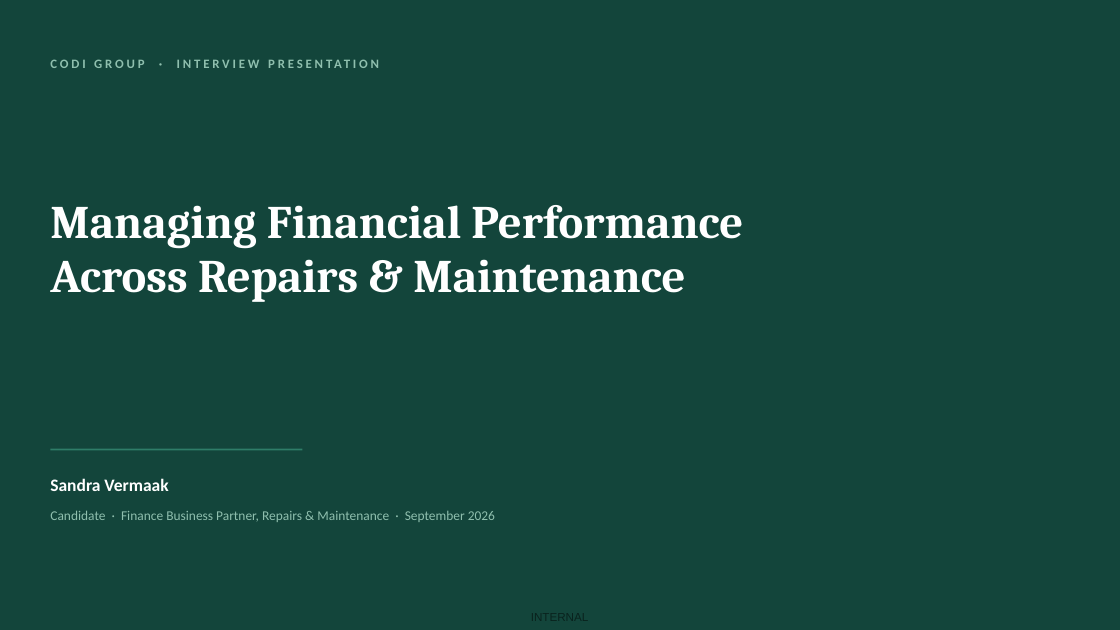
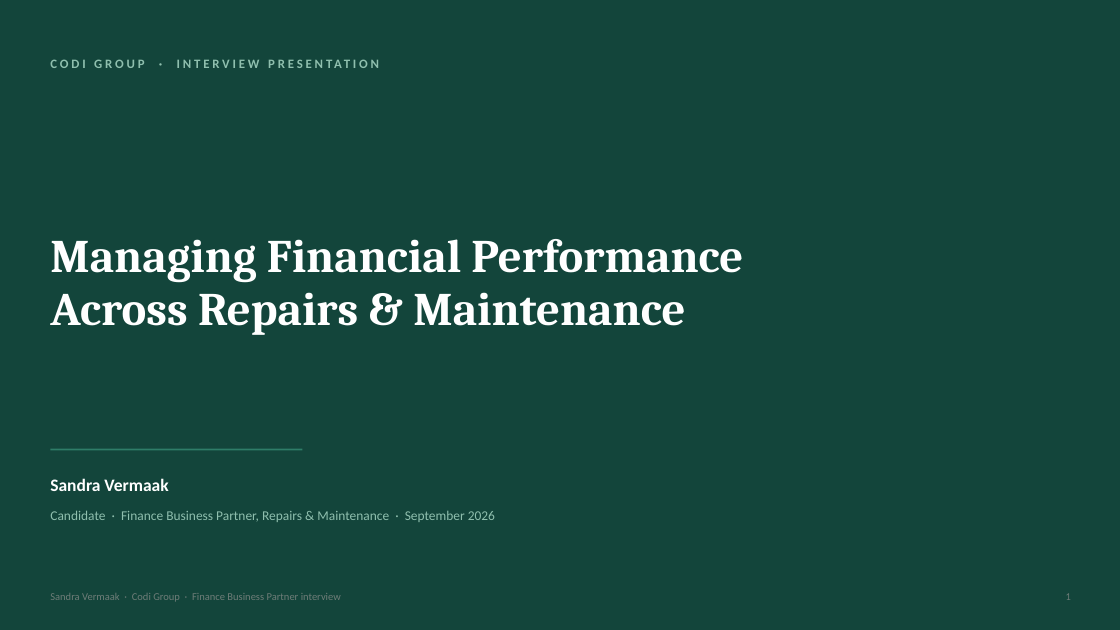
Before and after one commit to JustusVermaakSkystrm/rugby-rwc-2027, a slide deck: slide 1 of briefings/Codi_Presentation_Sandra_Vermaak.pptx. Drawn at 1120x630 pixels with LibreOffice and Linux fonts; fonts in the diff are those of the drawing. Boxes give left, top, right and bottom in pixels: in the first picture for what was removed or moved away, otherwise in the second. Text is boxed around its words. In the diff, an @@ line names an element or a change of style, - is before the commit and + after.

```diff
--- a/briefings/Codi_Presentation_Sandra_Vermaak.pptx
+++ b/briefings/Codi_Presentation_Sandra_Vermaak.pptx
@@ text "Managing Financial Performance": place and size @@
-text "Managing Financial Performance" at [50, 205, 743, 302]
+text "Managing Financial Performance" at [50, 239, 743, 335]
@@ text added at [50, 593, 341, 602], 9 pt, text #6E7D78 @@
+Sandra Vermaak · Codi Group · Finance Business Partner interview
@@ text added at [1066, 593, 1071, 600], 9 pt, text #6E7D78 @@
+1
```
Also in this commit, not shown: 5 other slides changed, 1 slide added, 1 slide removed, 2 other files.
